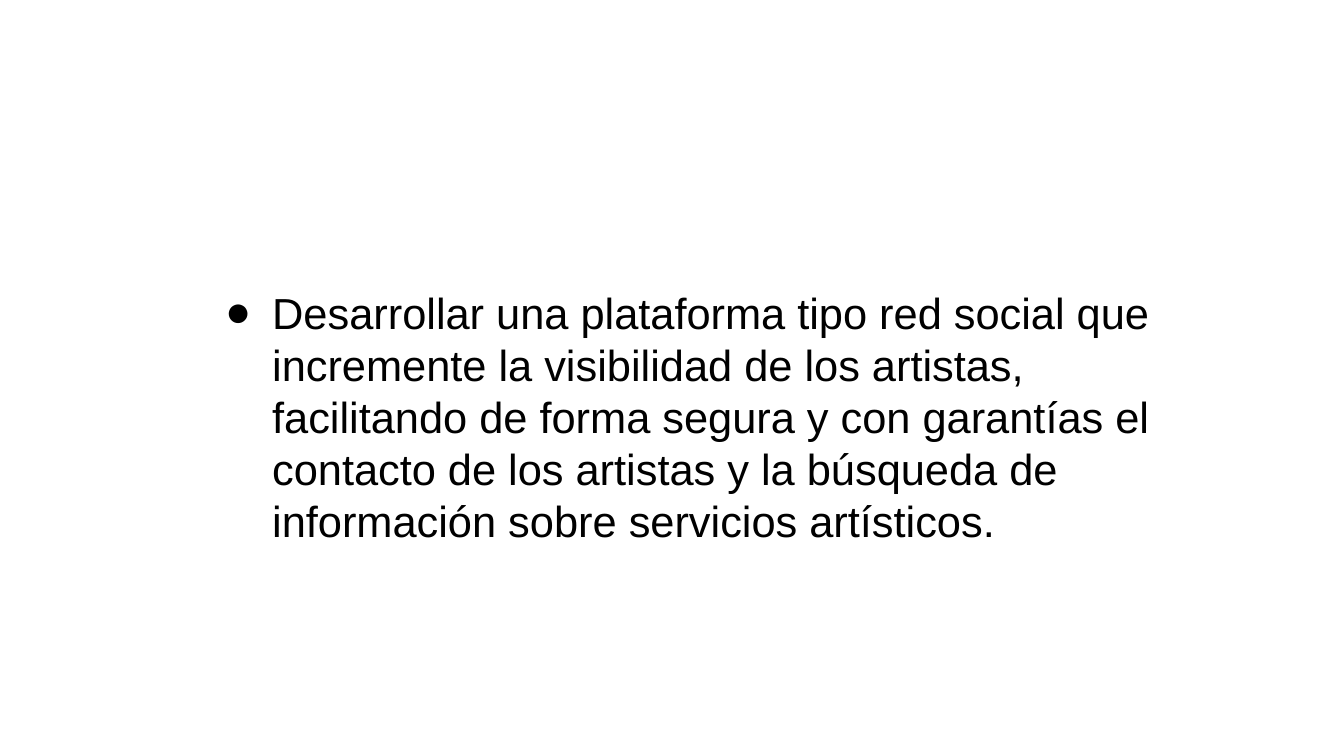
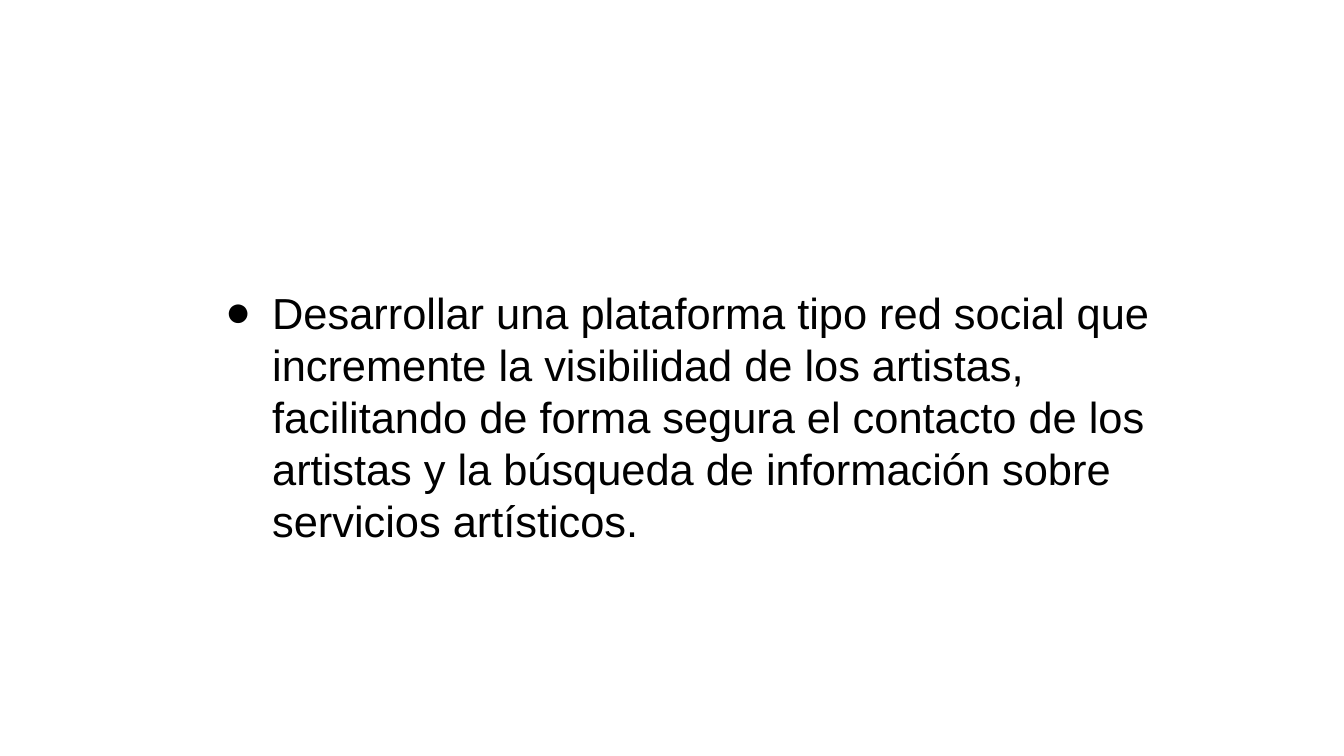
Before and after one commit to Esteban552209/Proyecto_Productivo_ArteNauta, a slide deck: slide 7 of Tercer Trimestre/Presentacion ArteNauta.pptx (slide 4 before the commit). Drawn at 1344x756 pixels with LibreOffice and Linux fonts; fonts in the diff are those of the drawing; background and template pictures are left out. Boxes give left, top, right and bottom in pixels: in the first picture for what was removed or moved away, otherwise in the second. Text is boxed around its words. In the diff, an @@ line names an element or a change of style, - is before the commit and + after.

```diff
--- a/Tercer Trimestre/Presentacion ArteNauta.pptx
+++ b/Tercer Trimestre/Presentacion ArteNauta.pptx
@@ text at (272, 297, 1149, 538): text changed @@
-● Desarrollar una plataforma tipo red social que incremente la visibilidad de los artistas, facilitando de forma segura y con garantías el contacto de los artistas y la búsqueda de información sobre servicios artísticos.
+● Desarrollar una plataforma tipo red social que incremente la visibilidad de los artistas, facilitando de forma segura el contacto de los artistas y la búsqueda de información sobre servicios artísticos.
```
Also in this commit, not shown: 2 other slides changed, 3 slides added, 4 slides removed, 8 other files.
